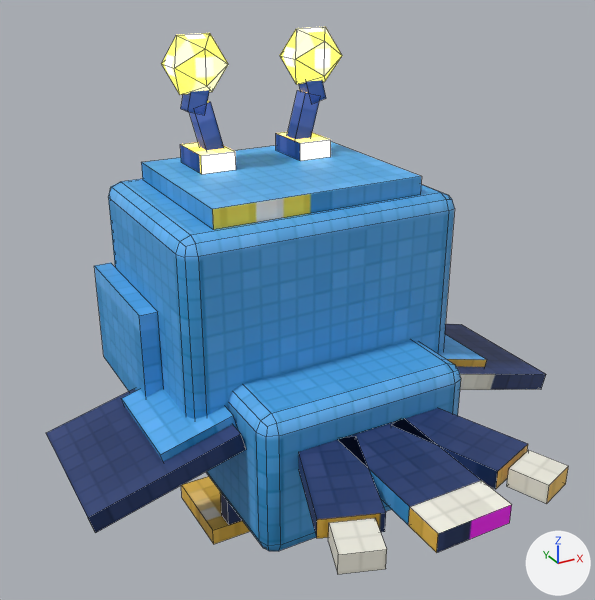
Renders of the FBX model assets/models/Zapfinch/Zapfinch.fbx from each side of a commit.
Rendered twice from a 50 mm camera at (-2.54, -4.4, 4.07) aimed at (-0.07, 0.08, 1.83). Arrows for +X, +Y and +Z are at lower right; the lights stay in place. The picture after the commit comes second. Mesh edges are drawn as thin lines. Vertices at exactly the same position are counted once.

Names of what the first picture shows: 'Body', 'crestL', 'crestR', 'tail', 'wingL', 'wingR'.
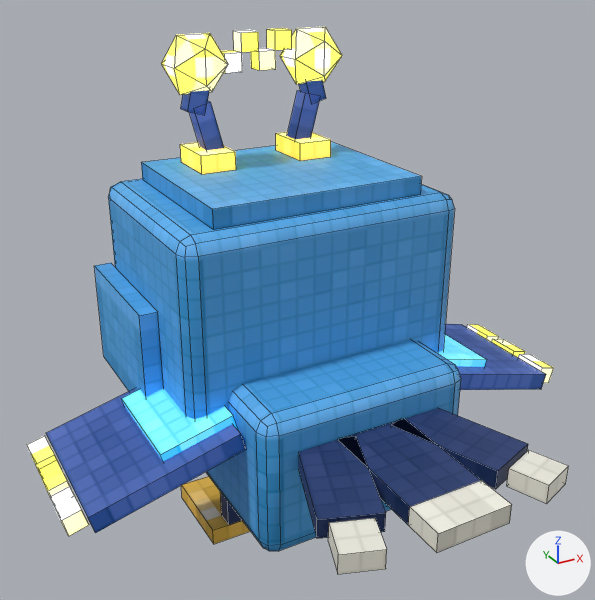
Changed parts and their boxes (x1, y1, x2, y2) in the pictures (595 x 600 px):
'wingL', reshaped (9% wider)
    before: (46, 388, 246, 533)
    after: (27, 388, 246, 536)
'wingR', reshaped (6% wider)
    before: (436, 324, 546, 390)
    after: (436, 324, 553, 390)
'arc', added
    after: (221, 28, 292, 73)
part 1 of me_wingr, added
    after: (467, 324, 553, 383)
part 2 of me_wingr, recoloured (lighter)
    both: (436, 324, 546, 390)
part 3 of me_wingl, added
    after: (27, 436, 89, 536)
part 4 of me_wingl, recoloured (lighter)
    both: (46, 388, 246, 533)
part 5 of me_body, surface changed
    both: (147, 167, 421, 543)
part 6 of me_tail, surface changed
    both: (314, 445, 568, 553)
part 7 of me_crestr, surface changed
    both: (276, 90, 331, 161)
part 8 of me_crestl, surface changed
    both: (180, 101, 236, 174)

The change, as a list of edits to the scene's bpy script:
```text
Change me_wingl:
    used by ob_wingl; location = (-0.75, 0.0, 1.25)
    remove me_wingl.from_pydata(...)  # 16 vertices, 12 faces; spans x -0.999..0.008, y -0.5..0.5, z -0.315..0.125
    add me_wingl.from_pydata(...)  # 40 vertices, 30 faces; spans x -1.139..0.008, y -0.5..0.5, z -0.327..0.125
    me_wingl part 3
    12 vertices are added at x -1.139..-1.107, y -0.437..0.438, z -0.327..-0.206
    12 new vertices lie (0.121, 0.0, 0.033) away from vertices in x -1.139..-1.107, y -0.437..0.438, z -0.327..-0.206
    18 new faces join them
    me_wingl part 4: 12 faces spanning x -0.999..0.008, y -0.5..0.5, z -0.315..0.125 switch from mat_zapfinch_cells (picture img_zapfinch_atlas_png) to mat_zapfinch_glow_001
Change me_wingr:
    used by ob_wingr; location = (0.75, 0.0, 1.25)
    remove me_wingr.from_pydata(...)  # 16 vertices, 12 faces; spans x -0.008..0.999, y -0.5..0.5, z -0.315..0.125
    add me_wingr.from_pydata(...)  # 40 vertices, 30 faces; spans x -0.008..1.139, y -0.5..0.5, z -0.327..0.125
    me_wingr part 1
    12 vertices are added at x 0.986..1.018, y -0.438..0.437, z -0.294..-0.173
    12 new vertices lie (0.121, 0.0, -0.033) away from vertices in x 0.986..1.018, y -0.438..0.437, z -0.294..-0.173
    18 new faces join them
    me_wingr part 2: 12 faces spanning x -0.008..0.999, y -0.5..0.5, z -0.315..0.125 switch from mat_zapfinch_cells (picture img_zapfinch_atlas_png) to mat_zapfinch_glow_001
Change me_tail:
    where me_tail.from_pydata(...)  # 44 vertices, 35 faces; spans x -0.79..0.79, y -1.0..0.1, z -0.06..0.06
    used by ob_tail; location = (0.0, -0.75, 1.188)
    me_tail part 6: texture (UV) coordinates of 23 of 35 faces, centred in x -0.74..0.74, y -1.0..0.04, z 0.0, changed; they spanned u 0.0..0.98, v 0.43..0.47 and now span u 0.0..0.94, v 0.43..0.47
Change me_crestr:
    where me_crestr.from_pydata(...)  # 36 vertices, 38 faces; spans x -0.125..0.25, y -0.188..0.188, z 0.0..0.875
    used by ob_crestr; location = (0.375, 0.812, 2.625)
    me_crestr part 7: texture (UV) coordinates of 8 of 38 faces, centred in x -0.125..0.125, y -0.188..0.188, z 0.062..0.621, changed; they spanned u 0.2..0.58, v 0.43..0.45 and now span u 0.14..0.75, v 0.42..0.45
Change me_crestl:
    where me_crestl.from_pydata(...)  # 36 vertices, 38 faces; spans x -0.25..0.125, y -0.188..0.188, z 0.0..0.875
    used by ob_crestl; location = (-0.375, 0.812, 2.625)
    me_crestl part 8: texture (UV) coordinates of 8 of 38 faces, centred in x -0.125..0.125, y -0.188..0.188, z 0.062..0.621, changed; they spanned u 0.28..0.65, v 0.43..0.45 and now span u 0.18..0.86, v 0.42..0.45
Change me_body:
    where me_body.from_pydata(...)  # 216 vertices, 167 faces; spans x -1.12..1.13, y -0.75..1.75, z 0.0..2.62
    used by ob_body; location = (0.0, 0.0, 0.0)
    me_body part 5: 26 kept faces spanning x -0.75..0.75, y -0.13..1.75, z 0.0..2.62 get new texture (UV) coordinates
Add me_arc:
    me_arc.from_pydata(...)  # 26 vertices, 24 faces; spans x -0.25..0.25, y -0.063..0.063, z -0.125..0.125
    me_arc.materials.append(mat_zapfinch_glow_001)
Add ob_arc:
    ob_arc = bpy.data.objects.new('arc', me_arc)
    ob_arc.location = (0.0, 0.812, 3.375)
```
